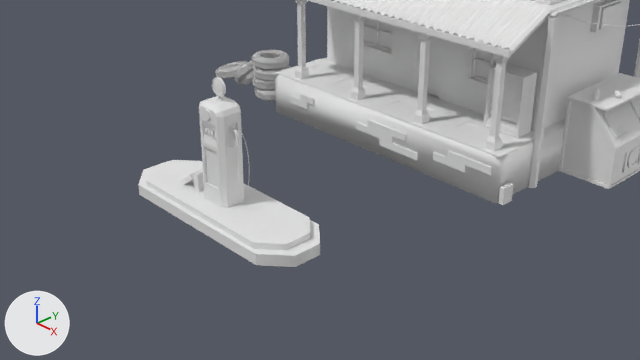
A saved change to the Blender file gas station.blend.
The view is the same before and after, from the file's camera 'Camera'. The axes (+X, +Y, +Z) are drawn at lower left. The lights are the same throughout.

Names of what the first picture shows: 'brick', 'building', 'cooler', 'front pipe', 'fuel pump', 'pavement', 'pillar', 'pump stand', 'refridgerator', 'roof', 'slate', 'wooden floor'.
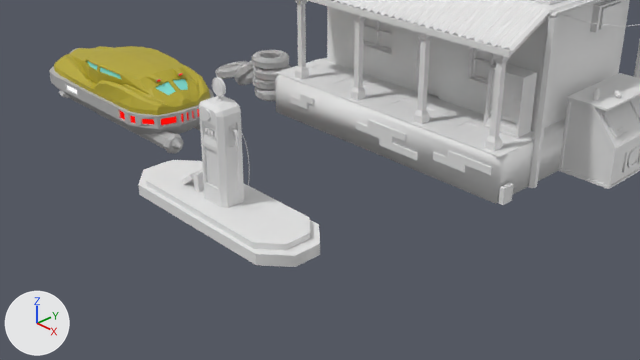
Boxes (x1, y1, x2, y2) around the edits, measured in the pictures (640 x 360 px):
'taxi', added
    after: (49, 46, 214, 153)
    faces in mat_body (yellow #b7a82e): (54, 46, 210, 115)
    faces in mat_grey (grey #b7b7b7): (49, 48, 214, 153)
    faces in mat_window (cyan #82e7dc): (87, 61, 188, 95)
    faces in mat_red (red #ff0f08): (120, 73, 199, 125)

The change, as a list of edits to the scene's bpy script:
```text
Add mat_body:
    mat_body = principled_material('body')
    mat_body.base_color = (0.472, 0.393, 0.027)  # yellow #b7a82e
Add mat_window:
    mat_window = principled_material('window')
    mat_window.base_color = (0.225, 0.8, 0.719)  # cyan #82e7dc
Add mat_grey:
    mat_grey = principled_material('grey')
    mat_grey.base_color = (0.472, 0.472, 0.472)  # grey #b7b7b7
Add mat_white:
    mat_white = emission_material('white')
    mat_white.base_color = (1.0, 1.0, 1.0)  # white #ffffff
Add mat_red:
    mat_red = emission_material('red')
    mat_red.base_color = (1.0, 0.00462, 0.00245)  # red #ff0f08
Add me_cube_019:
    me_cube_019.from_pydata(...)  # 671 vertices, 617 faces, 1 loose edge; spans x -2.46..2.46, y -1.02..0.01, z -0.68..0.68
    # faces by material slot: [247, 334, 15, 17, 4]
    me_cube_019.materials.append(mat_body)  # yellow #b7a82e
    me_cube_019.materials.append(mat_grey)  # grey #b7b7b7
    me_cube_019.materials.append(mat_red)  # red #ff0f08
    me_cube_019.materials.append(mat_window)  # cyan #82e7dc
    me_cube_019.materials.append(mat_white)  # white #ffffff
Add ob_taxi:
    ob_taxi = bpy.data.objects.new('taxi', me_cube_019)
    ob_taxi.location = (-3.28, -0.59, 0.46)
    ob_taxi.scale = (0.672, 0.672, 0.672)
    _m = ob_taxi.modifiers.new('Mirror', 'MIRROR')
    _m.use_axis = (False, True, False)
    _m.use_clip = True
```
